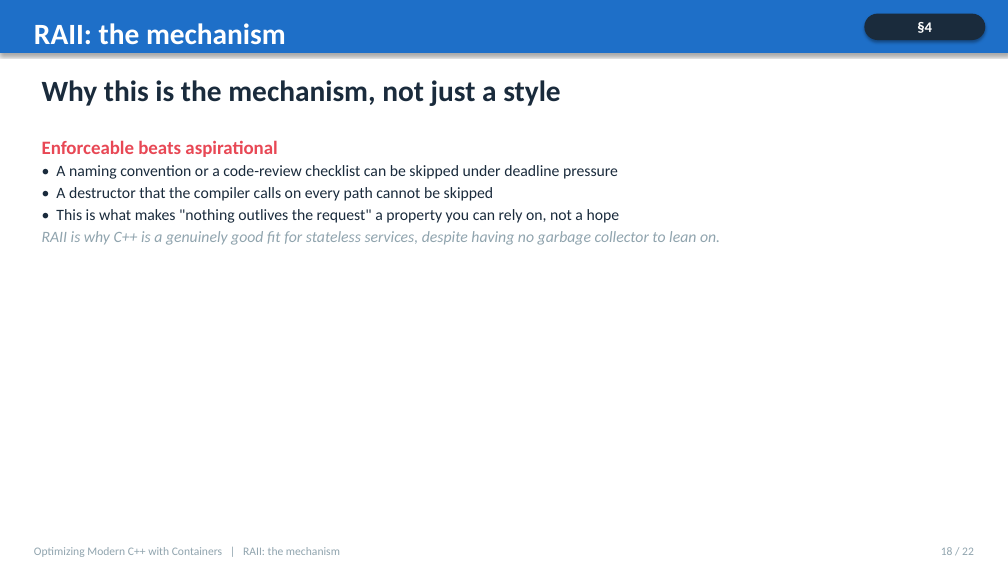
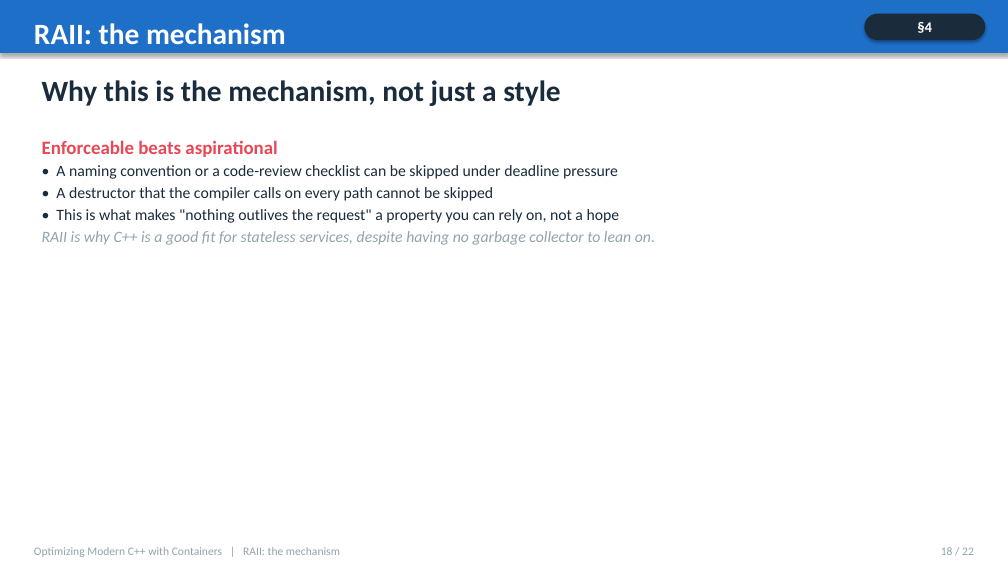
Before and after one commit to patterncatalyst/cpp-statelessness, a slide deck: slide 18 of presentation/cpp-statelessness-101.pptx. Drawn at 1008x567 pixels with LibreOffice and Linux fonts; fonts in the diff are those of the drawing. Boxes give left, top, right and bottom in pixels: in the first picture for what was removed or moved away, otherwise in the second. Text is boxed around its words. In the diff, an @@ line names an element or a change of style, - is before the commit and + after.

```diff
--- a/presentation/cpp-statelessness-101.pptx
+++ b/presentation/cpp-statelessness-101.pptx
@@ text at (42, 231, 655, 245): text changed @@
-RAII is why C++ is a genuinely good fit for stateless services, despite having no garbage collector to lean on.
+RAII is why C++ is a good fit for stateless services, despite having no garbage collector to lean on.
```
Also in this commit, not shown: 3 other slides changed, 5 other files.
